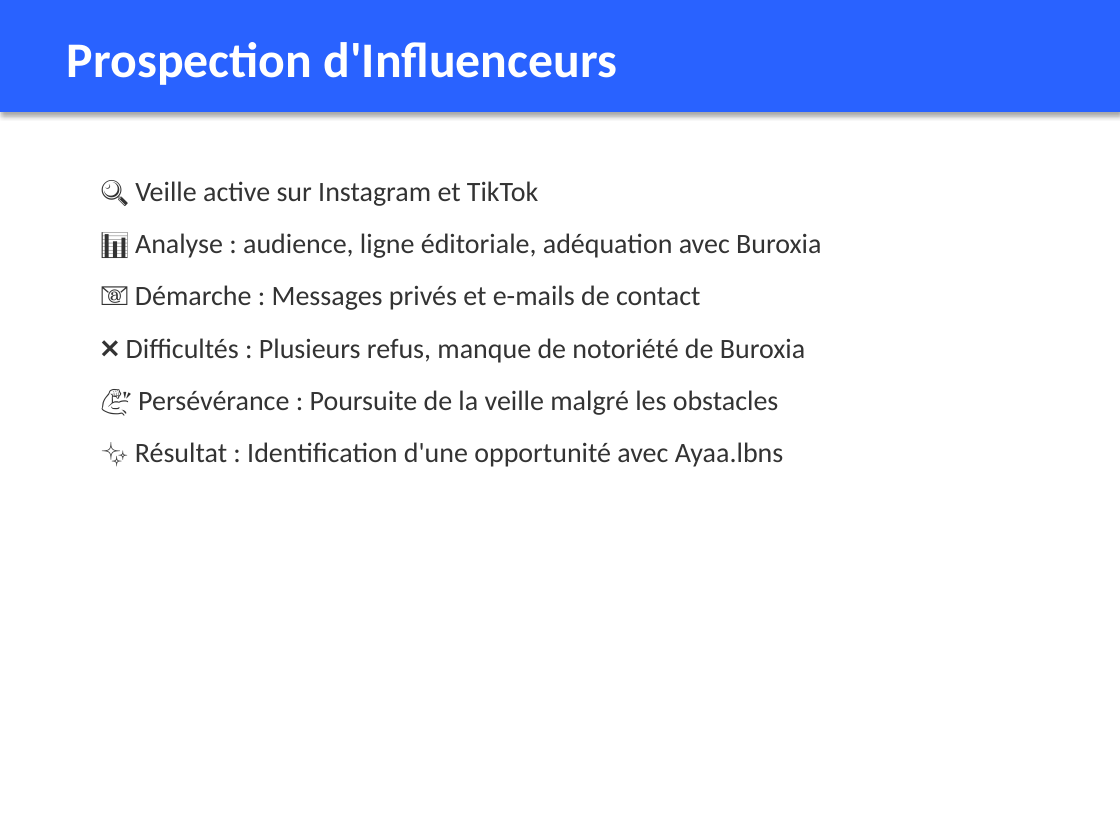
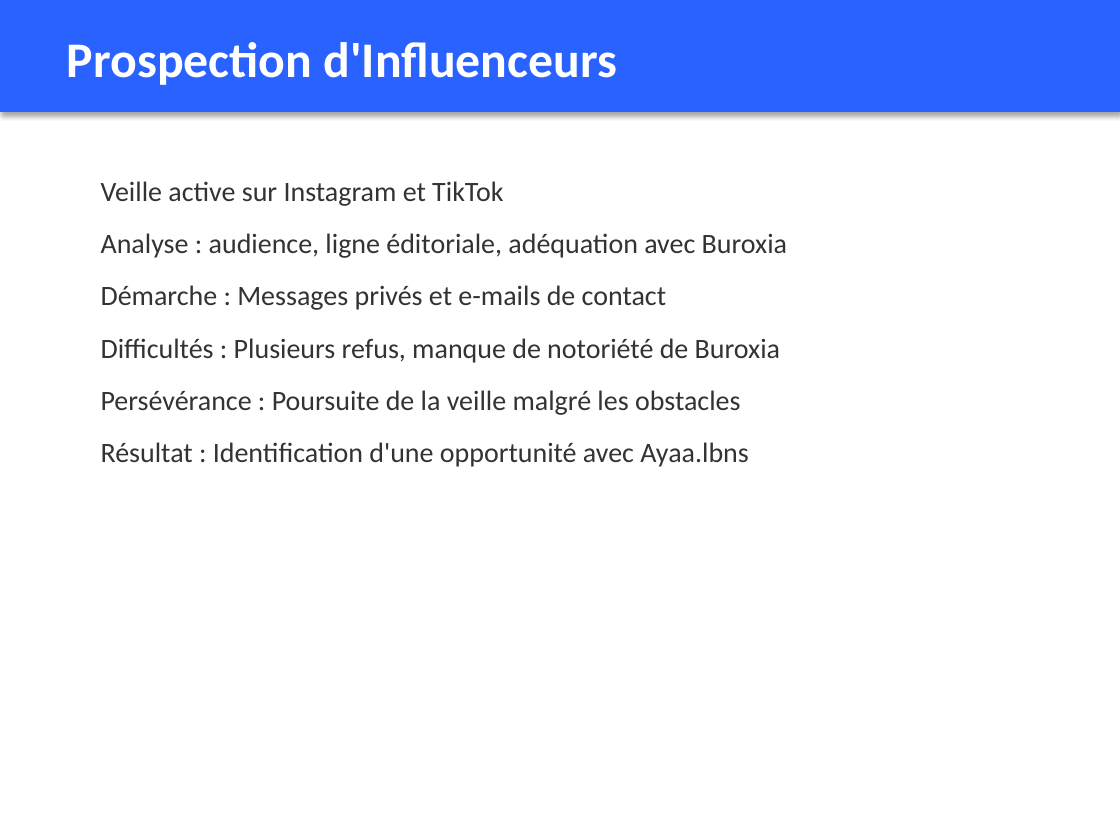
Before and after one commit to DOCK221/lbdmuser.github.io, a slide deck: slide 9 of Soutenance_Mouhamadou_Sow_B3_CDI.pptx. Drawn at 1120x840 pixels with LibreOffice and Linux fonts; fonts in the diff are those of the drawing. Boxes give left, top, right and bottom in pixels: in the first picture for what was removed or moved away, otherwise in the second. Text is boxed around its words. In the diff, an @@ line names an element or a change of style, - is before the commit and + after.

```diff
--- a/Soutenance_Mouhamadou_Sow_B3_CDI.pptx
+++ b/Soutenance_Mouhamadou_Sow_B3_CDI.pptx
@@ text at <box>101,181,787,467</box>: text changed @@
-🔍 Veille active sur Instagram et TikTok
-📊 Analyse : audience, ligne éditoriale, adéquation avec Buroxia
-📧 Démarche : Messages privés et e-mails de contact
-❌ Difficultés : Plusieurs refus, manque de notoriété de Buroxia
-💪 Persévérance : Poursuite de la veille malgré les obstacles
-✨ Résultat : Identification d'une opportunité avec Ayaa.lbns
+Veille active sur Instagram et TikTok
+Analyse : audience, ligne éditoriale, adéquation avec Buroxia
+Démarche : Messages privés et e-mails de contact
+Difficultés : Plusieurs refus, manque de notoriété de Buroxia
+Persévérance : Poursuite de la veille malgré les obstacles
+Résultat : Identification d'une opportunité avec Ayaa.lbns
```
Also in this commit, not shown: 20 other slides changed, 2 other files.
